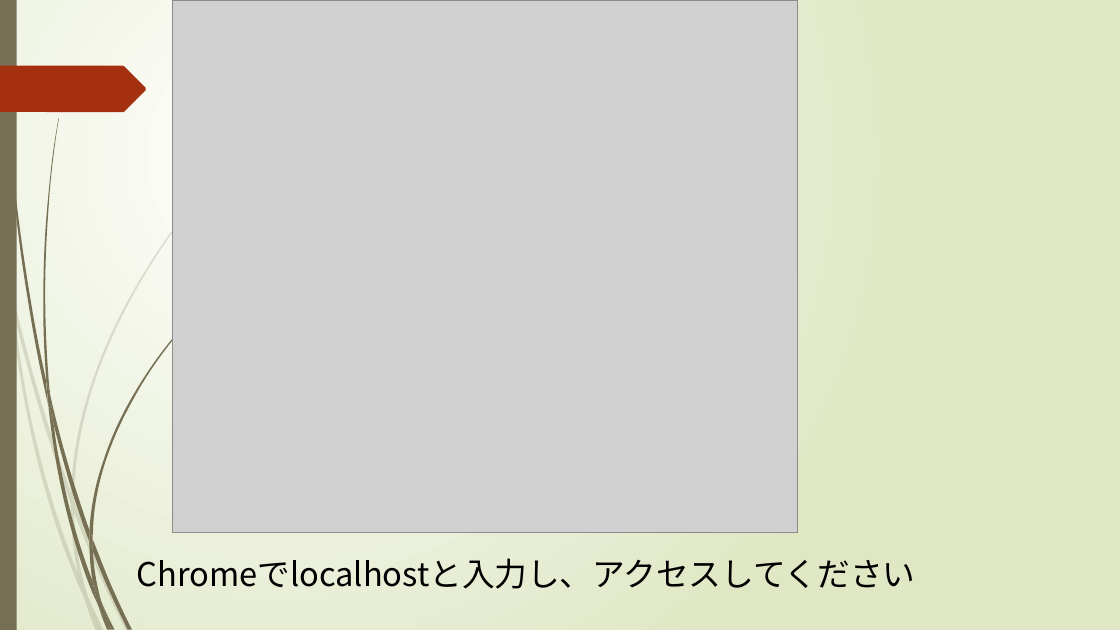
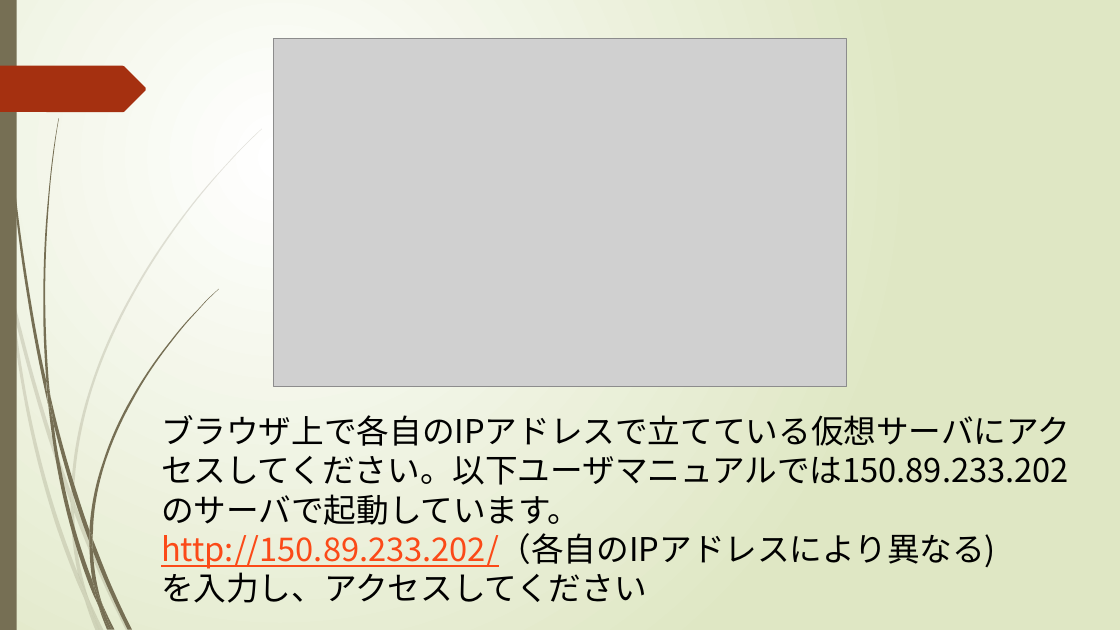
Before and after one commit to e1b20111/hogemon, a slide deck: slide 7 of hogemonマニュアル.pptx (slide 8 before the commit). Drawn at 1120x630 pixels with LibreOffice and Linux fonts; fonts in the diff are those of the drawing; grey boxes stand for pictures. Boxes give left, top, right and bottom in pixels: in the first picture for what was removed or moved away, otherwise in the second. Text is boxed around its words. In the diff, an @@ line names an element or a change of style, - is before the commit and + after.

Commit message:
マニュアルの改善

```diff
--- a/hogemonマニュアル.pptx
+++ b/hogemonマニュアル.pptx
@@ picture: place and size @@
-picture at box(173, 0, 798, 533)
+picture at box(274, 39, 847, 387)
@@ text at box(161, 415, 1070, 603): text changed @@
-Chromeでlocalhostと入力し、アクセスしてください
+ブラウザ上で各自のIPアドレスで立てている仮想サーバにアクセスしてください。以下ユーザマニュアルでは150.89.233.202のサーバで起動しています。
+http://150.89.233.202/（各自のIPアドレスにより異なる)
+を入力し、アクセスしてください
```
Also in this commit, not shown: 17 other slides changed, 1 slide removed, 1 other file.
